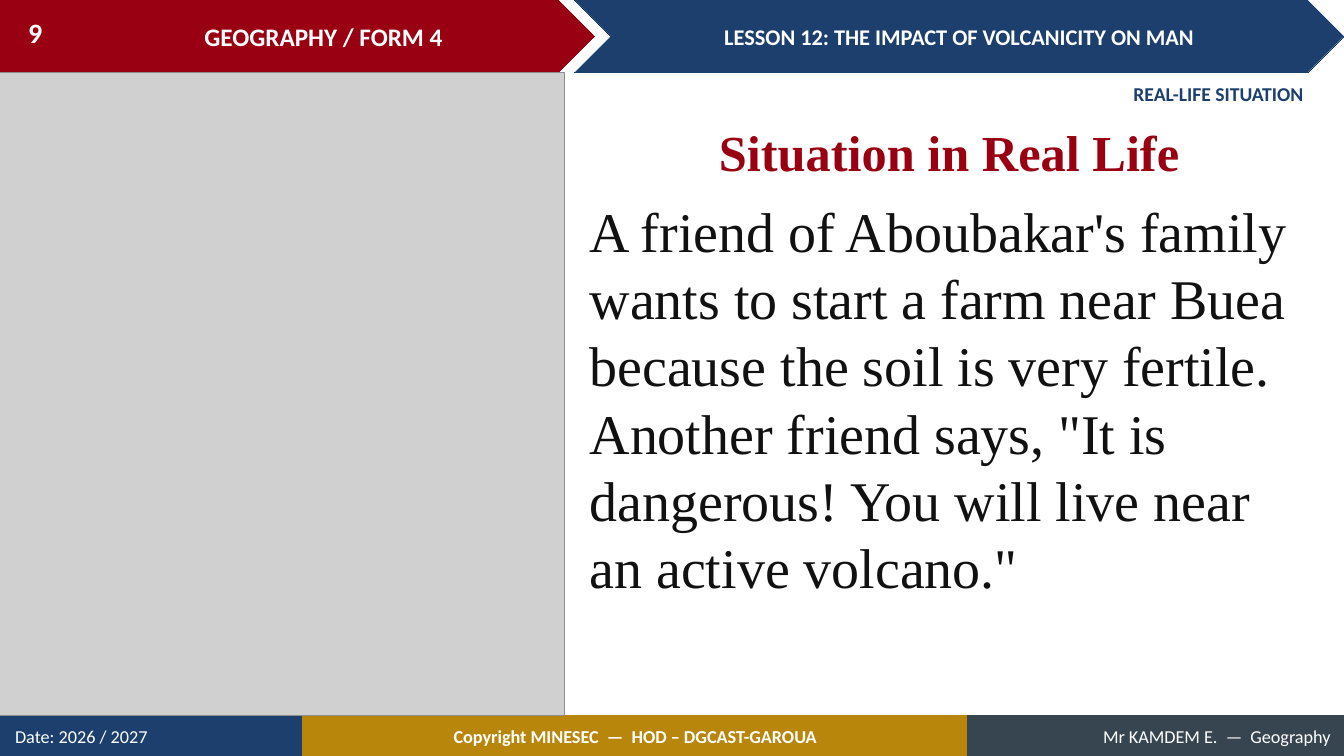
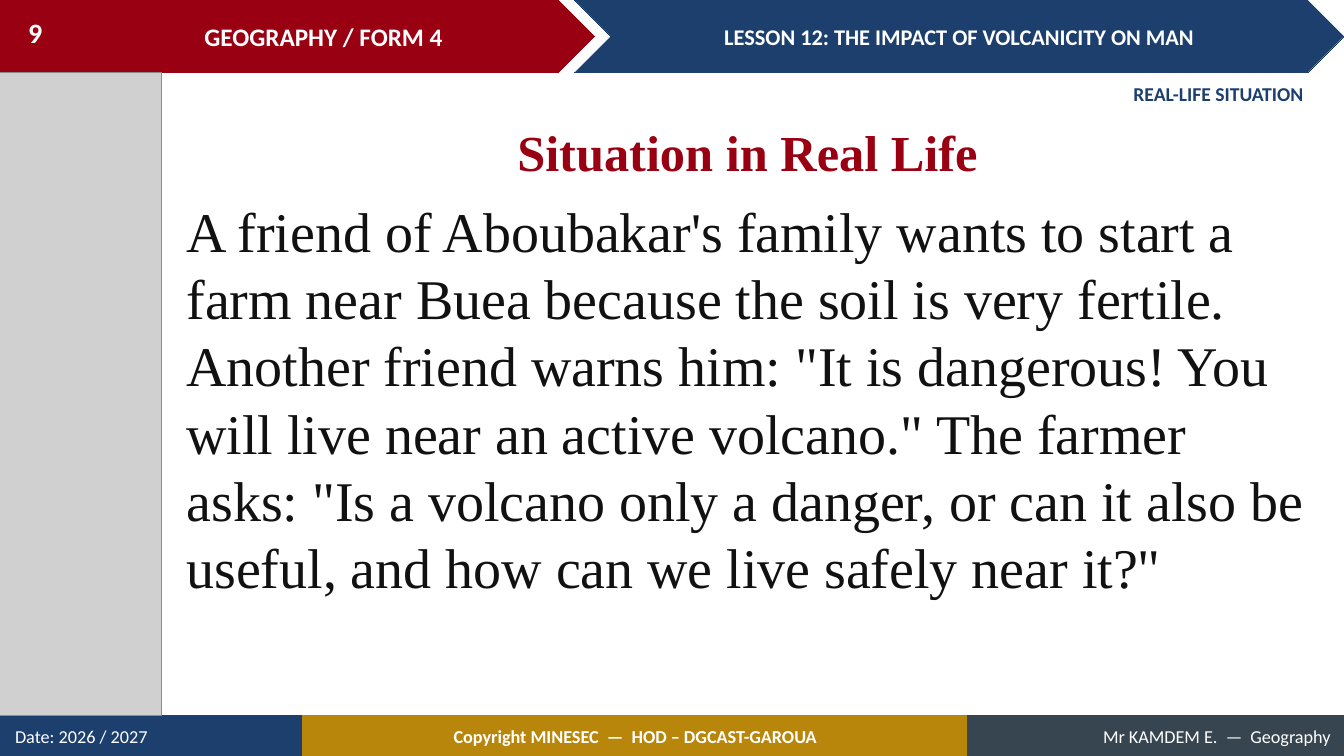
Before and after one commit to Berthautk/linea-github, a slide deck: slide 9 of lecons/F3/15_FORM4_LESSON12_Impact_of_Volcanicity_on_Man.pptx. Drawn at 1344x756 pixels with LibreOffice and Linux fonts; fonts in the diff are those of the drawing; grey boxes stand for pictures. Boxes give left, top, right and bottom in pixels: in the first picture for what was removed or moved away, otherwise in the second. Text is boxed around its words. In the diff, an @@ line names an element or a change of style, - is before the commit and + after.

```diff
--- a/lecons/F3/15_FORM4_LESSON12_Impact_of_Volcanicity_on_Man.pptx
+++ b/lecons/F3/15_FORM4_LESSON12_Impact_of_Volcanicity_on_Man.pptx
@@ picture: place and size @@
-picture at [0,73,565,716]
+picture at [0,73,161,716]
@@ text "Situation in Real Life": place and size @@
-text "Situation in Real Life" at [719,135,1179,172]
+text "Situation in Real Life" at [517,135,978,172]
@@ text at [186,212,1303,599]: text changed @@
-A friend of Aboubakar's family wants to start a farm near Buea because the soil is very fertile. Another friend says, "It is dangerous! You will live near an active volcano."
+A friend of Aboubakar's family wants to start a farm near Buea because the soil is very fertile. Another friend warns him: "It is dangerous! You will live near an active volcano." The farmer asks: "Is a volcano only a danger, or can it also be useful, and how can we live safely near it?"
```
Also in this commit, not shown: 14 other slides changed, 7 slides added, 8 other files.
